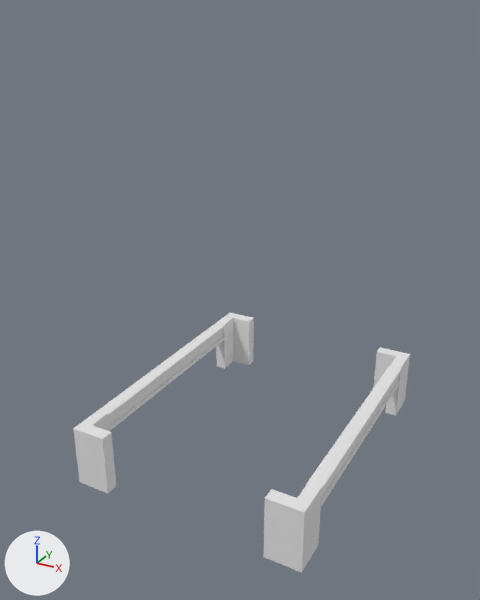
The Blender file assets/Placeholders/models/slicer.blend, before and after one commit.
Rendered twice from a camera (50 mm lens) standing at (15.5, -30.3, 23.1) and looking at (-0.5, -1.3, 8.6). Every picture has the same lights, and +X, +Y and +Z are marked at lower left.
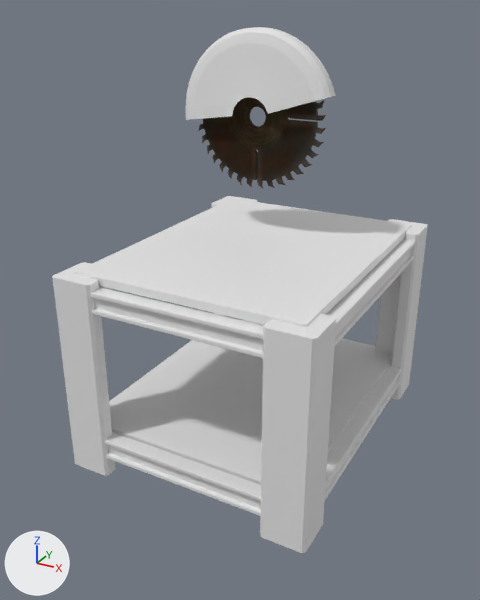
The change in detail:
Picture 'phys_objects01a' (img_phys_objects01a) is new.
Material 'phys_objects01a' (mat_phys_objects01a) is new.
Its texture is img_phys_objects01a.
Its specular tint is (0.0, 0.0, 0.0) (black #000000).
me_cube_004 is used by ob_cube_002; location (0.0, 0.0, 0.0).
me_cube_004 had 48 vertices, 32 faces and spanned x -6.7..6.7, y -8.5..8.5, z -1.0..2.6.
me_cube_004 now has 96 vertices, 56 faces and spans x -6.9..6.9, y -8.6..8.6, z -0.1..10.8.
me_cube_004 part 1: the whole mesh is rebuilt.
Mesh me_cylinder is new.
It has 268 vertices, 232 faces and spans x -0.99..0.95, y -0.1..0.99, z -0.45..0.45.
Mesh me_props_junk_sawblade001a_mdl_body_sawblade001a_reference_smd_mes is new.
It has 1112 vertices, 752 faces and spans x -0.343..0.344, y -0.346..0.349, z -0.008..0.008.
It uses material mat_phys_objects01a (picture img_phys_objects01a).
Mesh me_cube_013 is new.
It is a box spanning x -6.7..6.7, y -8.6..8.6, z 1.0..1.4.
Mesh me_cube_012 is new.
It has 144 vertices, 122 faces and spans x -0.56..0.56, y -0.56..0.56, z -0.97..1.93.
Mesh me_cube_010 is new.
It has 144 vertices, 122 faces and spans x -0.56..0.56, y -0.56..0.56, z -1.0..2.08.
Object 'Cube' (ob_cube) moves from (6.37, 2.29, 1.96) to (6.37, 2.29, 1.99).
Object 'Cube.002' (ob_cube_002) moves from (0.0, 0.0, 0.0) to (0.0, 0.0, 0.46).
Object 'Cube.003' (ob_cube_003) moves from (-6.37, -2.29, 1.96) to (-6.37, -2.29, 1.99).
Object 'Cylinder' (ob_cylinder) is new; it shows me_cylinder.
Its location is (-1.35, 2.24, 17.8).
Its rotation in degrees is (90, 0, 0).
Its scale is (4.45, 4.45, 1.95).
Object 'sawblade001a_reference.smd' (ob_sawblade001a_reference_smd) is new; it shows me_props_junk_sawblade001a_mdl_body_sawblade001a_reference_smd_mes.
Its location is (-1.35, 2.23, 17.8).
Its rotation in degrees is (-90, 90, 0).
Its scale is (11.4, 11.4, 11.4).
Object 'Cube.013' (ob_cube_013) is new; it shows me_cube_013.
Its location is (0.0, 0.0, 12.4).
Its rotation in degrees is (180, 0, 0).
Its scale is (0.906, 0.906, 1.01).
Object 'Cube.012' (ob_cube_012) is new; it shows me_cube_012.
Its location is (1.6, -8.1, 10.33).
Its rotation in degrees is (-180, 90, 0).
Its scale is (1.0, 0.725, 3.34).
Object 'Cube.010' (ob_cube_010) is new; it shows me_cube_010.
Its location is (6.37, -2.29, 10.33).
Its rotation in degrees is (270, -90, 0).
Its scale is (1.0, 0.725, 4.27).
Object 'Cube.008' (ob_cube_008) is new; it shows a copy of me_cube_010.
Its location is (-6.37, 2.29, 10.33).
Its rotation in degrees is (90, -90, 0).
Its scale is (1.0, 0.725, 4.27).
Object 'Cube.006' (ob_cube_006) is new; it shows a copy of me_cube_013.
Its location is (0.0, 0.0, 1.4).
Its scale is (0.885, 0.885, 0.885).
Object 'Cube.005' (ob_cube_005) is new; it shows a copy of me_cube_012.
Its location is (1.6, -8.1, 1.99).
Its rotation in degrees is (-180, 90, 0).
Its scale is (1.0, 0.725, 3.34).
Object 'Cube.004' (ob_cube_004) is new; it shows a copy of me_cube_012.
Its location is (-1.6, 8.1, 1.99).
Its rotation in degrees is (0, 90, 0).
Its scale is (1.0, 0.725, 3.34).

Where the change shows, as pixel boxes [x1, y1, x2, y2] in the pictures (480 x 600 px):
'Cube.002', reshaped, moved (12% wider, 37% taller): before [73, 313, 410, 573]; after [52, 196, 428, 553]
'Cube.013', added: after [74, 199, 412, 327]
'Cube.006', added: after [110, 318, 392, 485]
'Cylinder', added: after [185, 27, 335, 120]
'sawblade001a_reference.smd', added (black): after [198, 97, 326, 188]
'Cube.012', added: after [90, 287, 263, 358]
'Cube.005', added: after [105, 432, 261, 516]
'Cube', moved: before [306, 365, 402, 507]; after [325, 365, 401, 500]
'Cube.003', moved: before [98, 323, 226, 431]; after [109, 340, 200, 411]
'Cube.010', added: after [326, 239, 415, 345]
'Cube.004', added: after [254, 322, 375, 351]
